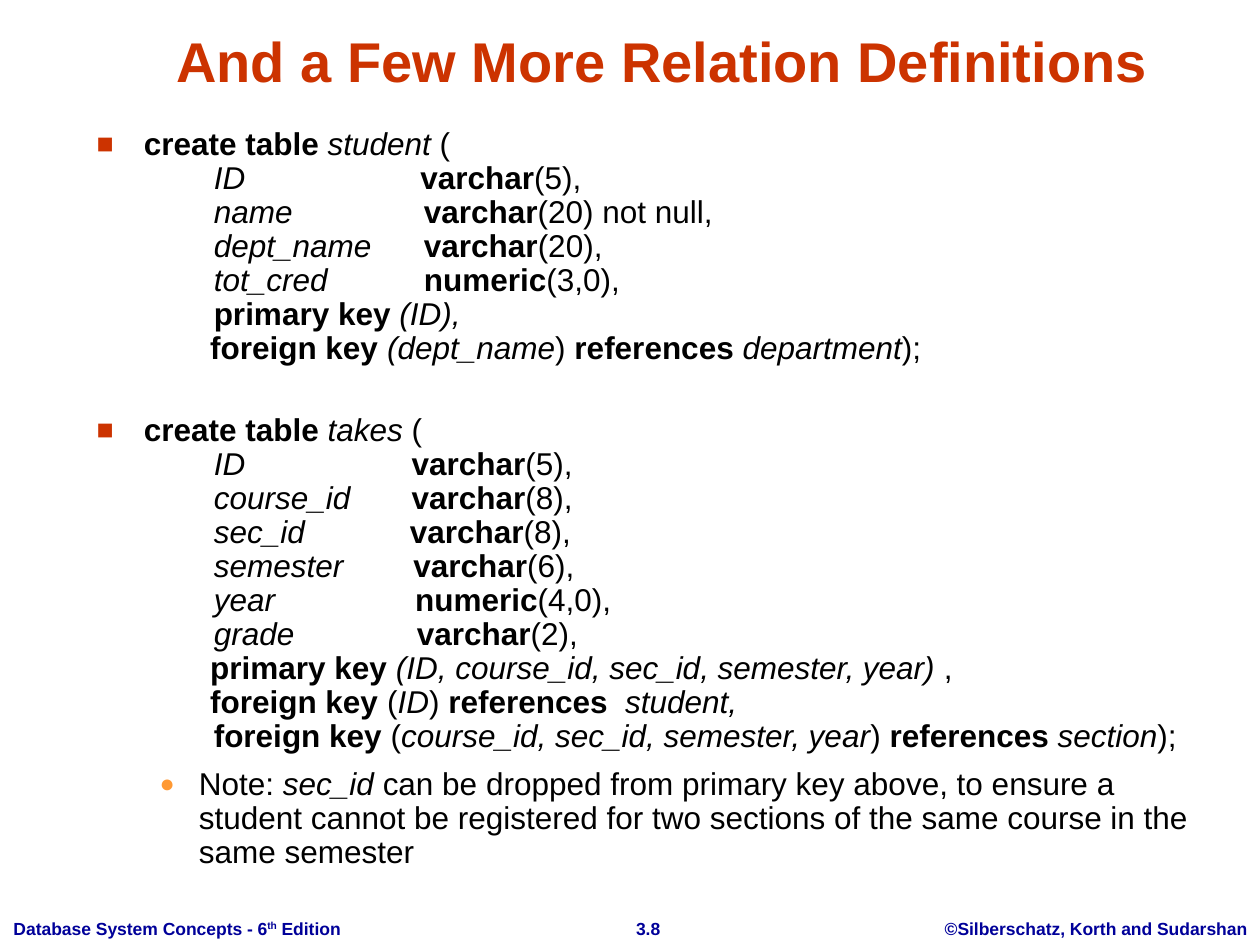
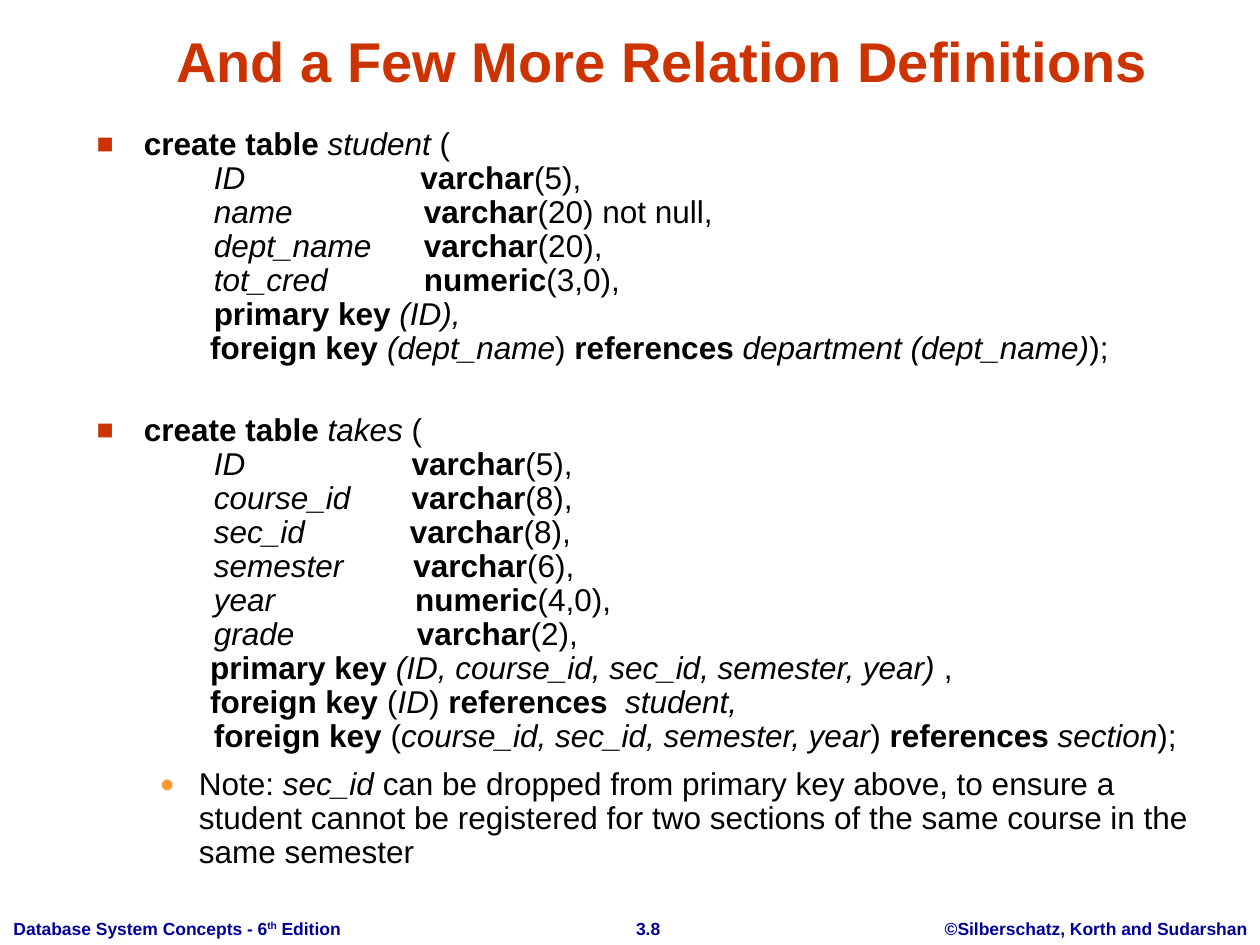
Before and after one commit to atu-se/atu.innomadic.com, a slide deck: slide 8 of courses/db/lectures/ch3.ppt. Drawn at 1260x945 pixels with LibreOffice and Linux fonts; fonts in the diff are those of the drawing; background and template pictures are left out. Boxes give left, top, right and bottom in pixels: in the first picture for what was removed or moved away, otherwise in the second. Text is boxed around its words. In the diff, an @@ line names an element or a change of style, - is before the commit and + after.

```diff
--- a/courses/db/lectures/ch3.ppt
+++ b/courses/db/lectures/ch3.ppt
@@ text at [210, 336, 1109, 365]: text changed; italic on @@
-foreign key (dept_name) references department);
+foreign key (dept_name) references department (dept_name));
```
Also in this commit, not shown: 1 other slide changed, 9 other files.
